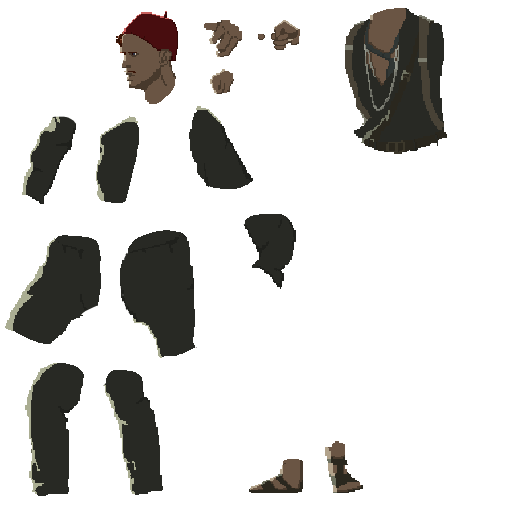
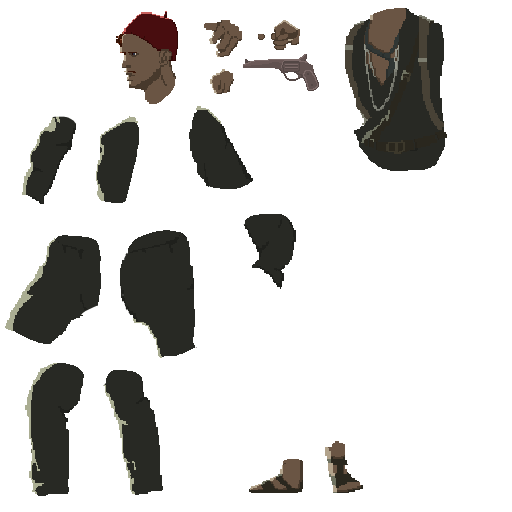
Comparing the layer stacks of the two 512 × 512 images. Changes:
added layer "Layer 4" above "Layer 2" over [243, 54, 319, 91]
added layer "Layer 5" over [357, 136, 445, 171]
